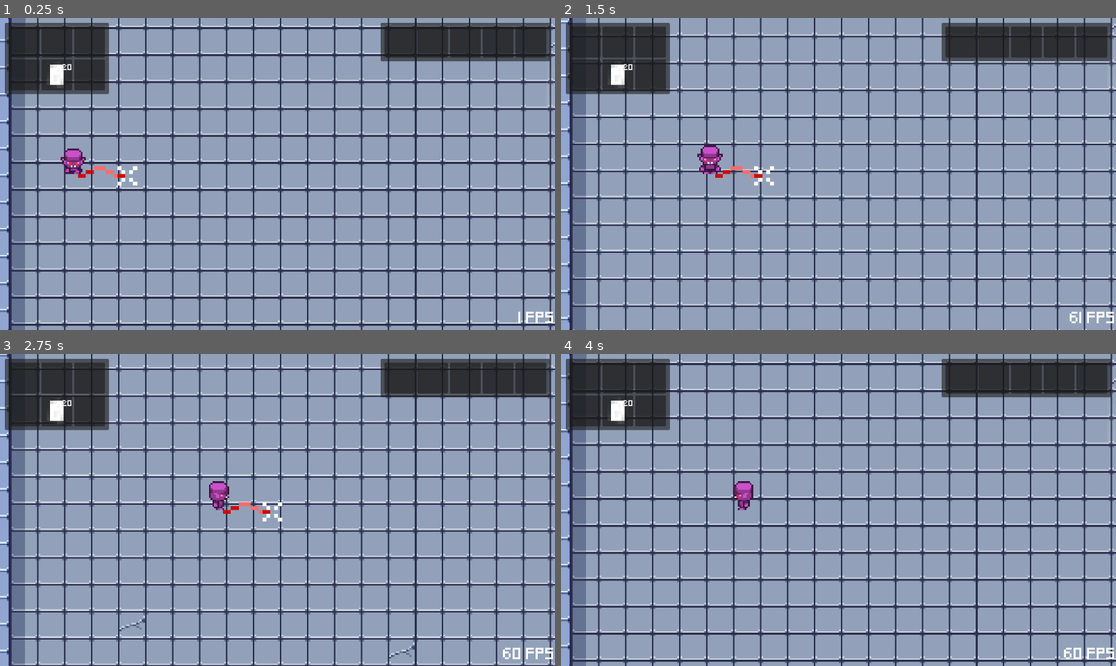
Above: before the commit, frames 1-4 (two rows, left to right).
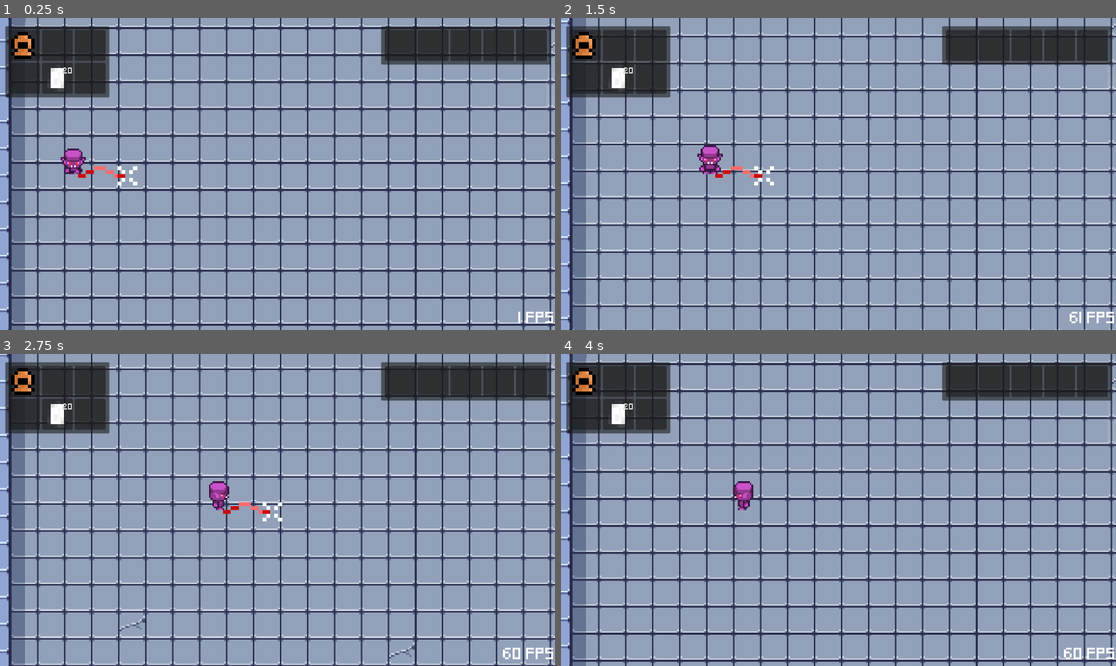
Above: after the commit, the same moments.

Repository: nielss94/top-down-godot
Game: Godot game, scene res://game.tscn
Two runs of this game, one before a commit and one after it. Both use one fixed random seed, a clock stepped at 60 frames per second and the inputs below.
Inputs (mouse positions are in pixels of both pictures, inside the frame that each line leads up to):
- Up to frame 1 (0.25 s): no input
- Up to frame 2 (1.5 s): tap Enter at 0.5 s; move the mouse to (960, 158) at 0.52 s; hold D (right) 0.53-1.28 s; tap E (interact) at 0.6 s; move the mouse to (727, 189) at 1.27 s; hold S (down) from 1.28 s (still down); right-click (727, 189) at 1.35 s
- Up to frame 3 (2.75 s): move the mouse to (333, 441) at 2.02 s; release S (down) at 2.03 s; hold D (right) from 2.03 s (still down); tap E (interact) at 2.1 s
- Up to frame 4 (4 s): move the mouse to (810, 572) at 2.77 s; release D (right) at 2.78 s; hold W (up) 2.78-3.53 s; right-click (810, 572) at 2.85 s; move the mouse to (1005, 556) at 3.52 s; hold A (left) from 3.53 s (still down); tap E (interact) at 3.6 s

The runs differ from the first frame. In frame 1, 2.5% of the frame differs, in the area x 0-100%, y 1-26%; in frame 2, 2.6%; in frame 3, 2.6%; in frame 4, 2.5%.

Commit message:
cooler crits

Diff:
--- a/abilities/whip/whip.gd
+++ b/abilities/whip/whip.gd
@@ -22,7 +22,6 @@
 			nearestEnemy = enemy
 		elif position.distance_to(enemy.global_position) < position.distance_to(nearestEnemy.global_position):
 			nearestEnemy = enemy
-
 
 func hit():
 	if nearestEnemy != null:
--- a/floating_text/floating_text_manager.gd
+++ b/floating_text/floating_text_manager.gd
@@ -14,4 +14,21 @@
 	new_floating_text.global_position = position
 
 	add_child(new_floating_text)
-	new_floating_text.set_text(str(amount), damage_crit_color if critical else damage_color)
+
+	var text = str(amount)
+	var color = damage_color
+	var scale = Vector2(1, 1)
+
+	if critical:
+		text = "CRIT " + text + "!"
+		color = damage_crit_color
+		scale = Vector2(1.5, 1.5)
+
+	new_floating_text.set_text(text, color)
+	new_floating_text.scale = scale
+
+	if critical:
+		new_floating_text.rotation_degrees = randf_range(-15, 15)
+		var tween = create_tween()
+		tween.tween_property(new_floating_text, "scale", Vector2(2, 2), 0.2)
+		tween.tween_property(new_floating_text, "scale", scale, 0.1)
--- a/game.tscn
+++ b/game.tscn
@@ -22,8 +22,10 @@
 [node name="InventoryInterface" type="Control" parent="UI"]
 layout_mode = 3
 anchors_preset = 0
-offset_right = 1152.0
-offset_bottom = 648.0
+offset_left = 1.0
+offset_top = 7.0
+offset_right = 1153.0
+offset_bottom = 655.0
 script = ExtResource("5_oxxv8")
 
 [node name="PlayerInventoryUI" parent="UI/InventoryInterface" instance=ExtResource("6_jfxro")]
--- a/inventory/resource/inventory.tres
+++ b/inventory/resource/inventory.tres
@@ -1,11 +1,13 @@
-[gd_resource type="Resource" script_class="Inventory" load_steps=10 format=3 uid="uid://by8dus2qpdyx7"]
+[gd_resource type="Resource" script_class="Inventory" load_steps=11 format=3 uid="uid://by8dus2qpdyx7"]
 
 [ext_resource type="Script" path="res://inventory/resource/inventory.gd" id="1_x3wa2"]
+[ext_resource type="Resource" uid="uid://bdqh2ld3geve0" path="res://item/equipment/wooden_helmet.tres" id="3_gqrsv"]
 [ext_resource type="Script" path="res://inventory/resource/slot.gd" id="3_nuit6"]
 [ext_resource type="Resource" uid="uid://b11nis3tjxwmt" path="res://item/items/paper.tres" id="4_78nfh"]
 
 [sub_resource type="Resource" id="Resource_7x3vj"]
 script = ExtResource("3_nuit6")
+item = ExtResource("3_gqrsv")
 quantity = 1
 
 [sub_resource type="Resource" id="Resource_ryriy"]
--- a/item/equipment/wooden_helmet.tres
+++ b/item/equipment/wooden_helmet.tres
@@ -9,7 +9,7 @@
 strength = 5
 intellect = 0
 dexterity = 0
-luck = 25
+luck = 75
 name = "Wooden Helmet"
 description = "It could defend you from a bully."
 sprite = ExtResource("2_q2mr3")
--- a/levels/level.tscn
+++ b/levels/level.tscn
@@ -11,6 +11,7 @@
 [node name="Level" type="Node2D"]
 
 [node name="TileMap" parent="." instance=ExtResource("3_66qso")]
+layer_1/name = "Layer1"
 
 [node name="NavigationRegion2D" type="NavigationRegion2D" parent="."]
 position = Vector2(-9, -2)
--- a/player/player.tscn
+++ b/player/player.tscn
@@ -176,8 +176,6 @@
 transitions = ["Start", "idle", SubResource("AnimationNodeStateMachineTransition_cogmn"), "idle", "run", SubResource("AnimationNodeStateMachineTransition_b274w"), "run", "idle", SubResource("AnimationNodeStateMachineTransition_6wo10")]
 graph_offset = Vector2(-86, -23)
 
-[sub_resource type="AnimationNodeStateMachinePlayback" id="AnimationNodeStateMachinePlayback_a3cp2"]
-
 [node name="Player" type="CharacterBody2D"]
 script = ExtResource("1_potau")
 speed = 60.0
@@ -191,11 +189,9 @@
 }
 
 [node name="AnimationTree" type="AnimationTree" parent="."]
+callback_mode_process = 0
 tree_root = SubResource("AnimationNodeStateMachine_35a5a")
 anim_player = NodePath("../AnimationPlayer")
-active = true
-process_callback = 0
-parameters/playback = SubResource("AnimationNodeStateMachinePlayback_a3cp2")
 parameters/conditions/IsMoving = false
 parameters/conditions/NotIsMoving = false
 parameters/run/blend_position = Vector2(0, 0)
--- a/project.godot
+++ b/project.godot
@@ -12,7 +12,7 @@
 
 config/name="Test"
 run/main_scene="res://game.tscn"
-config/features=PackedStringArray("4.0", "Forward Plus")
+config/features=PackedStringArray("4.3", "Forward Plus")
 
 [autoload]
 
@@ -22,57 +22,57 @@
 
 left={
 "deadzone": 0.5,
-"events": [Object(InputEventKey,"resource_local_to_scene":fa …(171 unchanged characters)… keycode":65,"key_label":0,"unicode":97,"echo":false,"script":null)
-, Object(InputEventKey,"resource_local_to_scene":false,"reso …(166 unchanged characters)… ode":4194319,"key_label":0,"unicode":0,"echo":false,"script":null)
+"events": [Object(InputEventKey,"resource_local_to_scene":fa …(171 unchanged characters)… keycode":65,"key_label":0,"unicode":97,"location":0,"echo":false,"script":null)
+, Object(InputEventKey,"resource_local_to_scene":false,"reso …(166 unchanged characters)… ode":4194319,"key_label":0,"unicode":0,"location":0,"echo":false,"script":null)
 ]
 }
 right={
 "deadzone": 0.5,
-"events": [Object(InputEventKey,"resource_local_to_scene":fa …(172 unchanged characters)… eycode":68,"key_label":0,"unicode":100,"echo":false,"script":null)
-, Object(InputEventKey,"resource_local_to_scene":false,"reso …(166 unchanged characters)… ode":4194321,"key_label":0,"unicode":0,"echo":false,"script":null)
+"events": [Object(InputEventKey,"resource_local_to_scene":fa …(172 unchanged characters)… eycode":68,"key_label":0,"unicode":100,"location":0,"echo":false,"script":null)
+, Object(InputEventKey,"resource_local_to_scene":false,"reso …(166 unchanged characters)… ode":4194321,"key_label":0,"unicode":0,"location":0,"echo":false,"script":null)
 ]
 }
 up={
 "deadzone": 0.5,
-"events": [Object(InputEventKey,"resource_local_to_scene":fa …(172 unchanged characters)… eycode":87,"key_label":0,"unicode":119,"echo":false,"script":null)
-, Object(InputEventKey,"resource_local_to_scene":false,"reso …(166 unchanged characters)… ode":4194320,"key_label":0,"unicode":0,"echo":false,"script":null)
+"events": [Object(InputEventKey,"resource_local_to_scene":fa …(172 unchanged characters)… eycode":87,"key_label":0,"unicode":119,"location":0,"echo":false,"script":null)
+, Object(InputEventKey,"resource_local_to_scene":false,"reso …(166 unchanged characters)… ode":4194320,"key_label":0,"unicode":0,"location":0,"echo":false,"script":null)
 ]
 }
 down={
 "deadzone": 0.5,
-"events": [Object(InputEventKey,"resource_local_to_scene":fa …(172 unchanged characters)… eycode":83,"key_label":0,"unicode":115,"echo":false,"script":null)
-, Object(InputEventKey,"resource_local_to_scene":false,"reso …(166 unchanged characters)… ode":4194322,"key_label":0,"unicode":0,"echo":false,"script":null)
+"events": [Object(InputEventKey,"resource_local_to_scene":fa …(172 unchanged characters)… eycode":83,"key_label":0,"unicode":115,"location":0,"echo":false,"script":null)
+, Object(InputEventKey,"resource_local_to_scene":false,"reso …(166 unchanged characters)… ode":4194322,"key_label":0,"unicode":0,"location":0,"echo":false,"script":null)
 ]
 }
 inventory={
 "deadzone": 0.5,
-"events": [Object(InputEventKey,"resource_local_to_scene":fa …(172 unchanged characters)… eycode":73,"key_label":0,"unicode":105,"echo":false,"script":null)
+"events": [Object(InputEventKey,"resource_local_to_scene":fa …(172 unchanged characters)… eycode":73,"key_label":0,"unicode":105,"location":0,"echo":false,"script":null)
 ]
 }
 L={
 "deadzone": 0.5,
-"events": [Object(InputEventKey,"resource_local_to_scene":fa …(172 unchanged characters)… eycode":76,"key_label":0,"unicode":108,"echo":false,"script":null)
+"events": [Object(InputEventKey,"resource_local_to_scene":fa …(172 unchanged characters)… eycode":76,"key_label":0,"unicode":108,"location":0,"echo":false,"script":null)
 ]
 }
 interact={
 "deadzone": 0.5,
-"events": [Object(InputEventKey,"resource_local_to_scene":fa …(172 unchanged characters)… eycode":69,"key_label":0,"unicode":101,"echo":false,"script":null)
-, Object(InputEventKey,"resource_local_to_scene":false,"reso …(163 unchanged characters)… eycode":70,"key_label":0,"unicode":102,"echo":false,"script":null)
+"events": [Object(InputEventKey,"resource_local_to_scene":fa …(172 unchanged characters)… eycode":69,"key_label":0,"unicode":101,"location":0,"echo":false,"script":null)
+, Object(InputEventKey,"resource_local_to_scene":false,"reso …(163 unchanged characters)… eycode":70,"key_label":0,"unicode":102,"location":0,"echo":false,"script":null)
 ]
 }
 attack={
 "deadzone": 0.5,
-"events": [Object(InputEventKey,"resource_local_to_scene":fa …(171 unchanged characters)… keycode":32,"key_label":0,"unicode":32,"echo":false,"script":null)
+"events": [Object(InputEventKey,"resource_local_to_scene":fa …(171 unchanged characters)… keycode":32,"key_label":0,"unicode":32,"location":0,"echo":false,"script":null)
 ]
 }
 right_mouse={
 "deadzone": 0.5,
-"events": [Object(InputEventMouseButton,"resource_local_to_s …(210 unchanged characters)… 304, 52),"factor":1.0,"button_index":2,"pressed":true,"double_click":false,"script":null)
+"events": [Object(InputEventMouseButton,"resource_local_to_s …(210 unchanged characters)… 304, 52),"factor":1.0,"button_index":2,"canceled":false,"pressed":true,"double_click":false,"script":null)
 ]
 }
 M={
 "deadzone": 0.5,
-"events": [Object(InputEventKey,"resource_local_to_scene":fa …(172 unchanged characters)… eycode":77,"key_label":0,"unicode":109,"echo":false,"script":null)
+"events": [Object(InputEventKey,"resource_local_to_scene":fa …(172 unchanged characters)… eycode":77,"key_label":0,"unicode":109,"location":0,"echo":false,"script":null)
 ]
 }
 
--- a/tiles/tile_set.tres
+++ b/tiles/tile_set.tres
@@ -8,152 +8,78 @@
 [sub_resource type="TileSetAtlasSource" id="TileSetAtlasSource_m3wuk"]
 texture = ExtResource("2_2nktt")
 0:0/0 = 0
-0:0/0/physics_layer_0/linear_velocity = Vector2(0, 0)
-0:0/0/physics_layer_0/angular_velocity = 0.0
 1:0/0 = 0
-1:0/0/physics_layer_0/linear_velocity = Vector2(0, 0)
-1:0/0/physics_layer_0/angular_velocity = 0.0
 2:0/0 = 0
-2:0/0/physics_layer_0/linear_velocity = Vector2(0, 0)
-2:0/0/physics_layer_0/angular_velocity = 0.0
 3:0/0 = 0
-3:0/0/physics_layer_0/linear_velocity = Vector2(0, 0)
-3:0/0/physics_layer_0/angular_velocity = 0.0
 4:0/0 = 0
-4:0/0/physics_layer_0/linear_velocity = Vector2(0, 0)
-4:0/0/physics_layer_0/angular_velocity = 0.0
 5:0/0 = 0
-5:0/0/physics_layer_0/linear_velocity = Vector2(0, 0)
-5:0/0/physics_layer_0/angular_velocity = 0.0
 6:0/0 = 0
-6:0/0/physics_layer_0/linear_velocity = Vector2(0, 0)
-6:0/0/physics_layer_0/angular_velocity = 0.0
 0:1/0 = 0
-0:1/0/physics_layer_0/linear_velocity = Vector2(0, 0)
-0:1/0/physics_layer_0/angular_velocity = 0.0
 1:1/0 = 0
 1:1/0/occlusion_layer_0/polygon = SubResource("OccluderPolygon2D_i8f3w")
-1:1/0/physics_layer_0/linear_velocity = Vector2(0, 0)
-1:1/0/physics_layer_0/angular_velocity = 0.0
 1:1/0/physics_layer_0/polygon_0/points = PackedVector2Array(-8, -8, 8, -8, 8, 8, -8, 8)
 2:1/0 = 0
 2:1/0/occlusion_layer_0/polygon = SubResource("OccluderPolygon2D_i8f3w")
-2:1/0/physics_layer_0/linear_velocity = Vector2(0, 0)
-2:1/0/physics_layer_0/angular_velocity = 0.0
 2:1/0/physics_layer_0/polygon_0/points = PackedVector2Array(-8, -8, 8, -8, 8, 8, -8, 8)
 3:1/0 = 0
 3:1/0/occlusion_layer_0/polygon = SubResource("OccluderPolygon2D_i8f3w")
-3:1/0/physics_layer_0/linear_velocity = Vector2(0, 0)
-3:1/0/physics_layer_0/angular_velocity = 0.0
 3:1/0/physics_layer_0/polygon_0/points = PackedVector2Array(-8, -8, 8, -8, 8, 8, -8, 8)
 4:1/0 = 0
 4:1/0/occlusion_layer_0/polygon = SubResource("OccluderPolygon2D_i8f3w")
-4:1/0/physics_layer_0/linear_velocity = Vector2(0, 0)
-4:1/0/physics_layer_0/angular_velocity = 0.0
 4:1/0/physics_layer_0/polygon_0/points = PackedVector2Array(-8, -8, 8, -8, 8, 8, -8, 8)
 5:1/0 = 0
-5:1/0/physics_layer_0/linear_velocity = Vector2(0, 0)
-5:1/0/physics_layer_0/angular_velocity = 0.0
 5:1/0/physics_layer_0/polygon_0/points = PackedVector2Array(-8, -8, 8, -8, 8, 8, -8, 8)
 0:2/0 = 0
-0:2/0/physics_layer_0/linear_velocity = Vector2(0, 0)
-0:2/0/physics_layer_0/angular_velocity = 0.0
 0:2/0/physics_layer_0/polygon_0/points = PackedVector2Array(-8, -8, 8, -8, 8, 8, -8, 8)
 1:2/0 = 0
 1:2/0/occlusion_layer_0/polygon = SubResource("OccluderPolygon2D_i8f3w")
-1:2/0/physics_layer_0/linear_velocity = Vector2(0, 0)
-1:2/0/physics_layer_0/angular_velocity = 0.0
 1:2/0/physics_layer_0/polygon_0/points = PackedVector2Array(-8, -8, 8, -8, 8, 8, -8, 8)
 2:2/0 = 0
 2:2/0/occlusion_layer_0/polygon = SubResource("OccluderPolygon2D_i8f3w")
-2:2/0/physics_layer_0/linear_velocity = Vector2(0, 0)
-2:2/0/physics_layer_0/angular_velocity = 0.0
 2:2/0/physics_layer_0/polygon_0/points = PackedVector2Array(-8, -8, 8, -8, 8, 8, -8, 8)
 3:2/0 = 0
 3:2/0/occlusion_layer_0/polygon = SubResource("OccluderPolygon2D_i8f3w")
-3:2/0/physics_layer_0/linear_velocity = Vector2(0, 0)
-3:2/0/physics_layer_0/angular_velocity = 0.0
 3:2/0/physics_layer_0/polygon_0/points = PackedVector2Array(-8, -8, 8, -8, 8, 8, -8, 8)
 4:2/0 = 0
 4:2/0/occlusion_layer_0/polygon = SubResource("OccluderPolygon2D_i8f3w")
-4:2/0/physics_layer_0/linear_velocity = Vector2(0, 0)
-4:2/0/physics_layer_0/angular_velocity = 0.0
 4:2/0/physics_layer_0/polygon_0/points = PackedVector2Array(-8, -8, 8, -8, 8, 8, -8, 8)
 5:2/0 = 0
-5:2/0/physics_layer_0/linear_velocity = Vector2(0, 0)
-5:2/0/physics_layer_0/angular_velocity = 0.0
 5:2/0/physics_layer_0/polygon_0/points = PackedVector2Array(-8, -8, 8, -8, 8, 8, -8, 8)
 0:3/0 = 0
-0:3/0/physics_layer_0/linear_velocity = Vector2(0, 0)
-0:3/0/physics_layer_0/angular_velocity = 0.0
 0:3/0/physics_layer_0/polygon_0/points = PackedVector2Array(-8, -8, 8, -8, 8, 8, -8, 8)
 1:3/0 = 0
 1:3/0/occlusion_layer_0/polygon = SubResource("OccluderPolygon2D_i8f3w")
-1:3/0/physics_layer_0/linear_velocity = Vector2(0, 0)
-1:3/0/physics_layer_0/angular_velocity = 0.0
 2:3/0 = 0
 2:3/0/occlusion_layer_0/polygon = SubResource("OccluderPolygon2D_i8f3w")
-2:3/0/physics_layer_0/linear_velocity = Vector2(0, 0)
-2:3/0/physics_layer_0/angular_velocity = 0.0
 3:3/0 = 0
 3:3/0/occlusion_layer_0/polygon = SubResource("OccluderPolygon2D_i8f3w")
-3:3/0/physics_layer_0/linear_velocity = Vector2(0, 0)
-3:3/0/physics_layer_0/angular_velocity = 0.0
 4:3/0 = 0
 4:3/0/occlusion_layer_0/polygon = SubResource("OccluderPolygon2D_i8f3w")
-4:3/0/physics_layer_0/linear_velocity = Vector2(0, 0)
-4:3/0/physics_layer_0/angular_velocity = 0.0
 5:3/0 = 0
-5:3/0/physics_layer_0/linear_velocity = Vector2(0, 0)
-5:3/0/physics_layer_0/angular_velocity = 0.0
 5:3/0/physics_layer_0/polygon_0/points = PackedVector2Array(-8, -8, 8, -8, 8, 8, -8, 8)
 0:4/0 = 0
-0:4/0/physics_layer_0/linear_velocity = Vector2(0, 0)
-0:4/0/physics_layer_0/angular_velocity = 0.0
 0:4/0/physics_layer_0/polygon_0/points = PackedVector2Array(-8, -8, 8, -8, 8, 8, -8, 8)
 1:4/0 = 0
 1:4/0/occlusion_layer_0/polygon = SubResource("OccluderPolygon2D_i8f3w")
-1:4/0/physics_layer_0/linear_velocity = Vector2(0, 0)
-1:4/0/physics_layer_0/angular_velocity = 0.0
 2:4/0 = 0
 2:4/0/occlusion_layer_0/polygon = SubResource("OccluderPolygon2D_i8f3w")
-2:4/0/physics_layer_0/linear_velocity = Vector2(0, 0)
-2:4/0/physics_layer_0/angular_velocity = 0.0
 3:4/0 = 0
 3:4/0/occlusion_layer_0/polygon = SubResource("OccluderPolygon2D_i8f3w")
-3:4/0/physics_layer_0/linear_velocity = Vector2(0, 0)
-3:4/0/physics_layer_0/angular_velocity = 0.0
 4:4/0 = 0
 4:4/0/occlusion_layer_0/polygon = SubResource("OccluderPolygon2D_i8f3w")
-4:4/0/physics_layer_0/linear_velocity = Vector2(0, 0)
-4:4/0/physics_layer_0/angular_velocity = 0.0
 5:4/0 = 0
-5:4/0/physics_layer_0/linear_velocity = Vector2(0, 0)
-5:4/0/physics_layer_0/angular_velocity = 0.0
 5:4/0/physics_layer_0/polygon_0/points = PackedVector2Array(-8, -8, 8, -8, 8, 8, -8, 8)
 0:5/0 = 0
-0:5/0/physics_layer_0/linear_velocity = Vector2(0, 0)
-0:5/0/physics_layer_0/angular_velocity = 0.0
 0:5/0/physics_layer_0/polygon_0/points = PackedVector2Array(-8, -8, 8, -8, 8, 8, -8, 8)
 1:5/0 = 0
-1:5/0/physics_layer_0/linear_velocity = Vector2(0, 0)
-1:5/0/physics_layer_0/angular_velocity = 0.0
 1:5/0/physics_layer_0/polygon_0/points = PackedVector2Array(-8, -8, 8, -8, 8, 8, -8, 8)
 2:5/0 = 0
-2:5/0/physics_layer_0/linear_velocity = Vector2(0, 0)
-2:5/0/physics_layer_0/angular_velocity = 0.0
 2:5/0/physics_layer_0/polygon_0/points = PackedVector2Array(-8, -8, 8, -8, 8, 8, -8, 8)
 3:5/0 = 0
-3:5/0/physics_layer_0/linear_velocity = Vector2(0, 0)
-3:5/0/physics_layer_0/angular_velocity = 0.0
 3:5/0/physics_layer_0/polygon_0/points = PackedVector2Array(-8, -8, 8, -8, 8, 8, -8, 8)
 4:5/0 = 0
-4:5/0/physics_layer_0/linear_velocity = Vector2(0, 0)
-4:5/0/physics_layer_0/angular_velocity = 0.0
 4:5/0/physics_layer_0/polygon_0/points = PackedVector2Array(-8, -8, 8, -8, 8, 8, -8, 8)
 5:5/0 = 0
-5:5/0/physics_layer_0/linear_velocity = Vector2(0, 0)
-5:5/0/physics_layer_0/angular_velocity = 0.0
 5:5/0/physics_layer_0/polygon_0/points = PackedVector2Array(-8, -8, 8, -8, 8, 8, -8, 8)
 
 [resource]
Not shown: 1 places in player/player.tscn that only renumber resources
